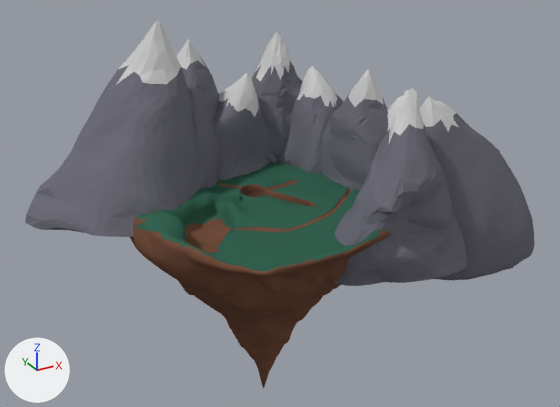
What one commit did to the Blender file HiddenHarmony/Assets/Models/Hub/world.blend.
Before and after are seen from a 50 mm camera at (-717.0, -1527.0, 621.0) aimed at (75.0, -89.0, -99.0). Every picture has the same lights, and +X, +Y and +Z are marked at lower left.

Objects in the first picture: 'Island', 'mountain', 'mountain.001', 'mountain.002', 'mountain.003', 'mountain.004', 'mountain.007', 'mountain.009', 'mountain.011'.
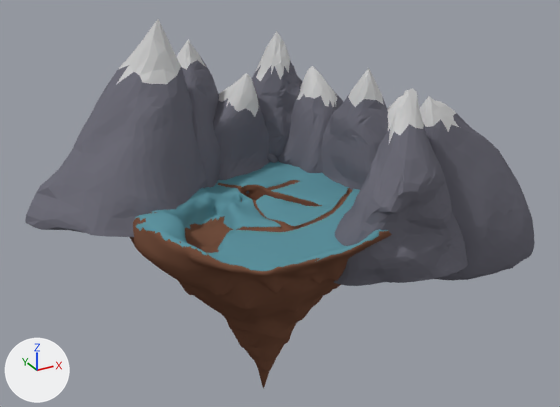
What differs and where, as boxes (x1, y1, x2, y2) in the pictures (560 x 407 px):
'Island', recoloured (green to cyan): (133, 161, 390, 336) in both

What the commit changed:
Material 'linkGreen' (mat_linkgreen) changes colour from dark green #366351 to cyan #5e94a0; in linear values from (0.0367, 0.124, 0.0833) to (0.113, 0.294, 0.351).
